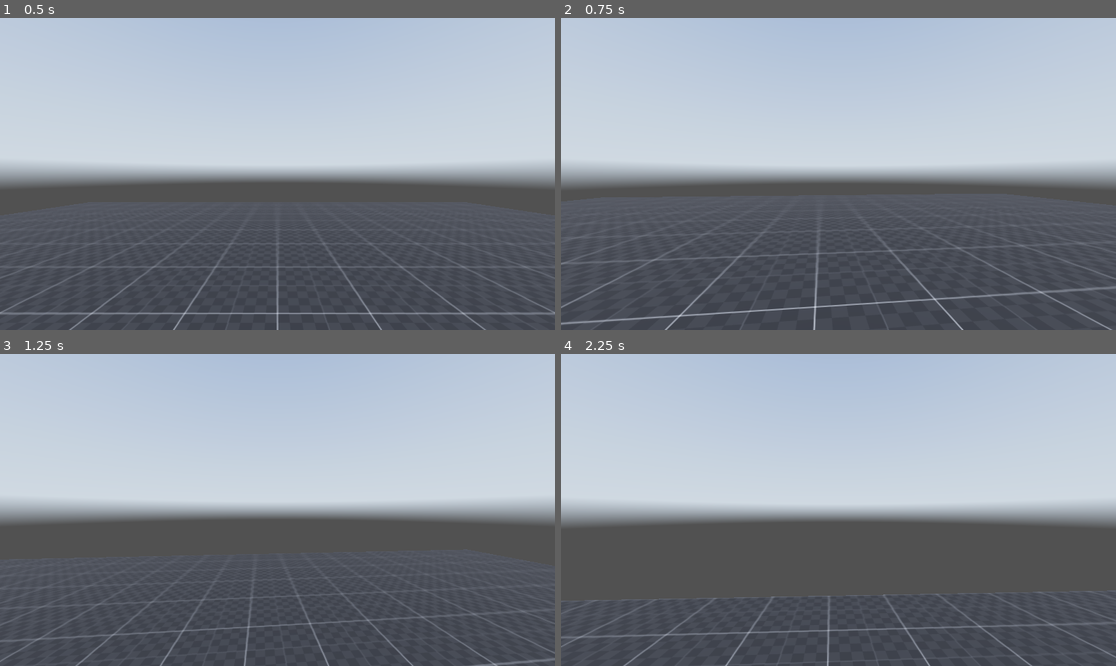
Above: before the commit, frames 1-4 (two rows, left to right).
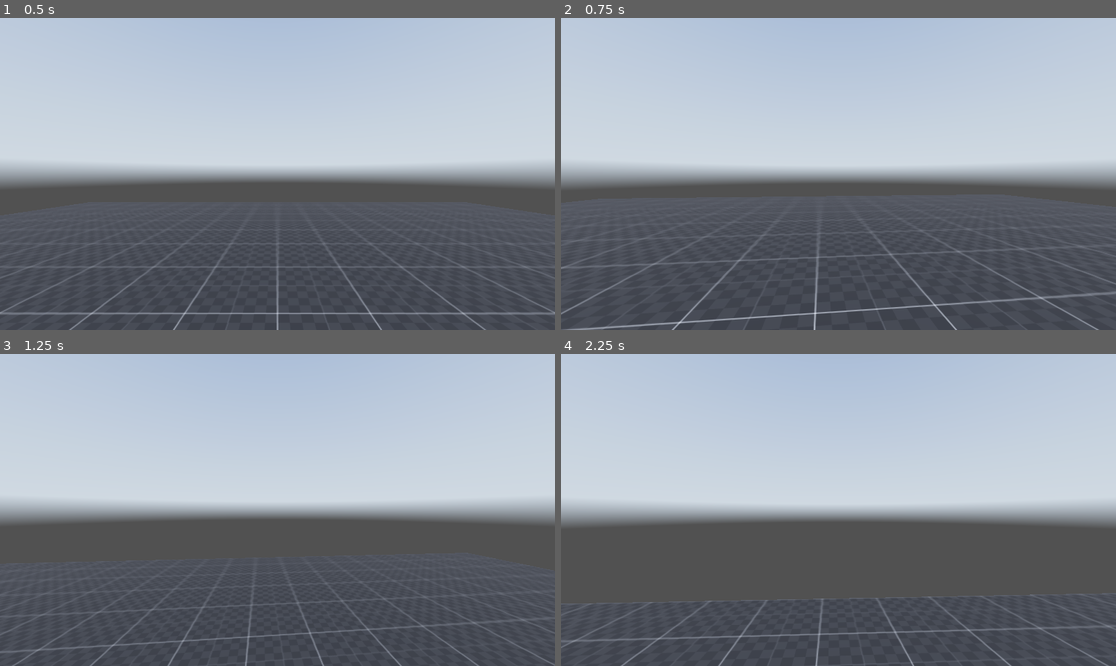
Above: after the commit, the same moments.

Repository: brubster/wolfspider
Game: Godot game, scene res://prototype.tscn
The game is run twice, just before and just after one commit, with the same random seed, the same clock (stepped at 60 frames per second) and the same inputs. The engine's default icon, where the game draws it, is replaced by a stand-in: a white triangle on a blue panel in a dark square. A sky picture missing from this copy of the repository is replaced by a grey-blue gradient.
Inputs (mouse positions are in pixels of both pictures, inside the frame that each line leads up to):
- Up to frame 1 (0.5 s): no input
- Up to frame 2 (0.75 s): tap Enter at 0.5 s; move the mouse to (866, 174) at 0.52 s; hold W (move_forward) from 0.53 s (still down); hold C (crouch) from 0.53 s (still down)
- Up to frame 3 (1.25 s): keep holding W (move_forward); keep holding C (crouch); tap Space (jump) at 0.77 s
- Up to frame 4 (2.25 s): keep holding W (move_forward); move the mouse to (810, 510) at 1.27 s; release C (crouch) at 1.28 s; tap C (crouch) at 1.35 s; tap Space (jump) at 1.52 s; move the mouse to (849, 503) at 2.02 s; hold Shift (sprint) from 2.03 s (still down)

Frame 1 is identical in both runs. In frame 2, 2.9% of the frame differs, in the area x 0-100%, y 64-100%; in frame 3, 2.0%; in frame 4, 2.1%.

Commit message:
Shorten character to make jump feel higher

Diff:
--- a/src/player/player.gd
+++ b/src/player/player.gd
@@ -1,4 +1,7 @@
 extends CharacterBody3D
+
+
+# TODO: Camera "jitter" when crouching mid-air
 
 
 @export_group("Controls")
@@ -15,7 +18,8 @@
 @export var FRICTION: float = 7.0
 @export_subgroup("Air")
 @export var GRAVITY: float = 15.34
-@export var JUMP_IMPULSE: float = sqrt(2 * GRAVITY * 0.85)
+#@export var JUMP_IMPULSE: float = sqrt(2 * GRAVITY * 0.85)
+@export var JUMP_IMPULSE: float = sqrt(2 * GRAVITY * 0.93)
 
 
 @onready var camera_pivot := %CameraPivot as Node3D
--- a/src/player/player.tscn
+++ b/src/player/player.tscn
@@ -5,7 +5,7 @@
 [ext_resource type="Script" uid="uid://ehrnlwhpytkr" path="res://player/camera_interpolation.gd" id="3_g1dw6"]
 
 [sub_resource type="CylinderShape3D" id="CylinderShape3D_oul6g"]
-height = 1.8
+height = 1.6
 
 [sub_resource type="StandardMaterial3D" id="StandardMaterial3D_rkbax"]
 albedo_texture = ExtResource("2_rkbax")
@@ -13,21 +13,21 @@
 
 [sub_resource type="CylinderMesh" id="CylinderMesh_rkbax"]
 material = SubResource("StandardMaterial3D_rkbax")
-height = 1.8
+height = 1.6
 
 [sub_resource type="CylinderShape3D" id="CylinderShape3D_g1dw6"]
-height = 1.0
+height = 0.4
 
 [node name="Player" type="CharacterBody3D"]
 script = ExtResource("1_oul6g")
 AUTO_BHOP = true
 
 [node name="Collider" type="CollisionShape3D" parent="."]
-transform = Transform3D(1, 0, 0, 0, 1, 0, 0, 0, 1, 0, 0.9, 0)
+transform = Transform3D(1, 0, 0, 0, 1, 0, 0, 0, 1, 0, 0.8, 0)
 shape = SubResource("CylinderShape3D_oul6g")
 
 [node name="Mesh" type="MeshInstance3D" parent="."]
-transform = Transform3D(1, 0, 0, 0, 1, 0, 0, 0, 1, 0, 0.9, 0)
+transform = Transform3D(1, 0, 0, 0, 1, 0, 0, 0, 1, 0, 0.8, 0)
 layers = 2
 mesh = SubResource("CylinderMesh_rkbax")
 
@@ -47,4 +47,4 @@
 [node name="UncrouchShapecast" type="ShapeCast3D" parent="."]
 transform = Transform3D(1, 0, 0, 0, -1, 8.74228e-08, 0, -8.74228e-08, -1, 0, 1, 0)
 shape = SubResource("CylinderShape3D_g1dw6")
-target_position = Vector3(0, -0.5, 0)
+target_position = Vector3(0, -0.4, 0)
--- a/src/prototype.tscn
+++ b/src/prototype.tscn
@@ -39,3 +39,9 @@
 transform = Transform3D(1, 0, 0, 0, 1, 0, 0, 0, 1, -4, 0.5, 0)
 use_collision = true
 material = ExtResource("3_883nb")
+
+[node name="BoxSmaller" type="CSGBox3D" parent="Level"]
+transform = Transform3D(1, 0, 0, 0, 1, 0, 0, 0, 1, -4, 0.465, 1)
+use_collision = true
+size = Vector3(1, 0.93, 1)
+material = ExtResource("3_883nb")
